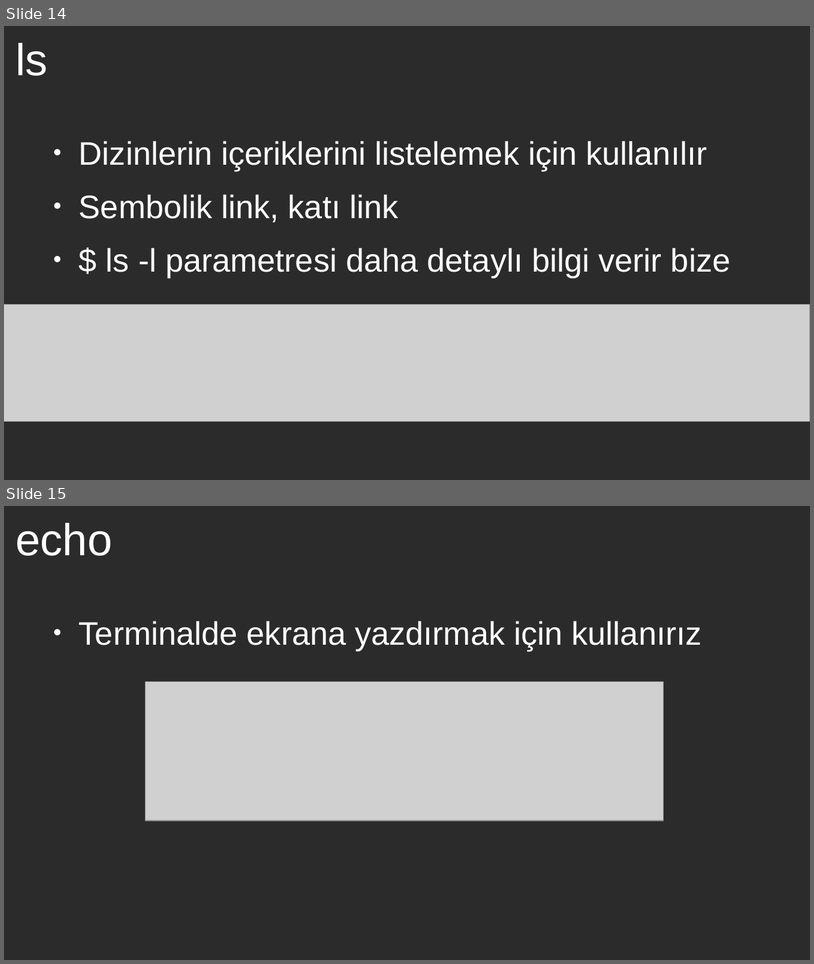
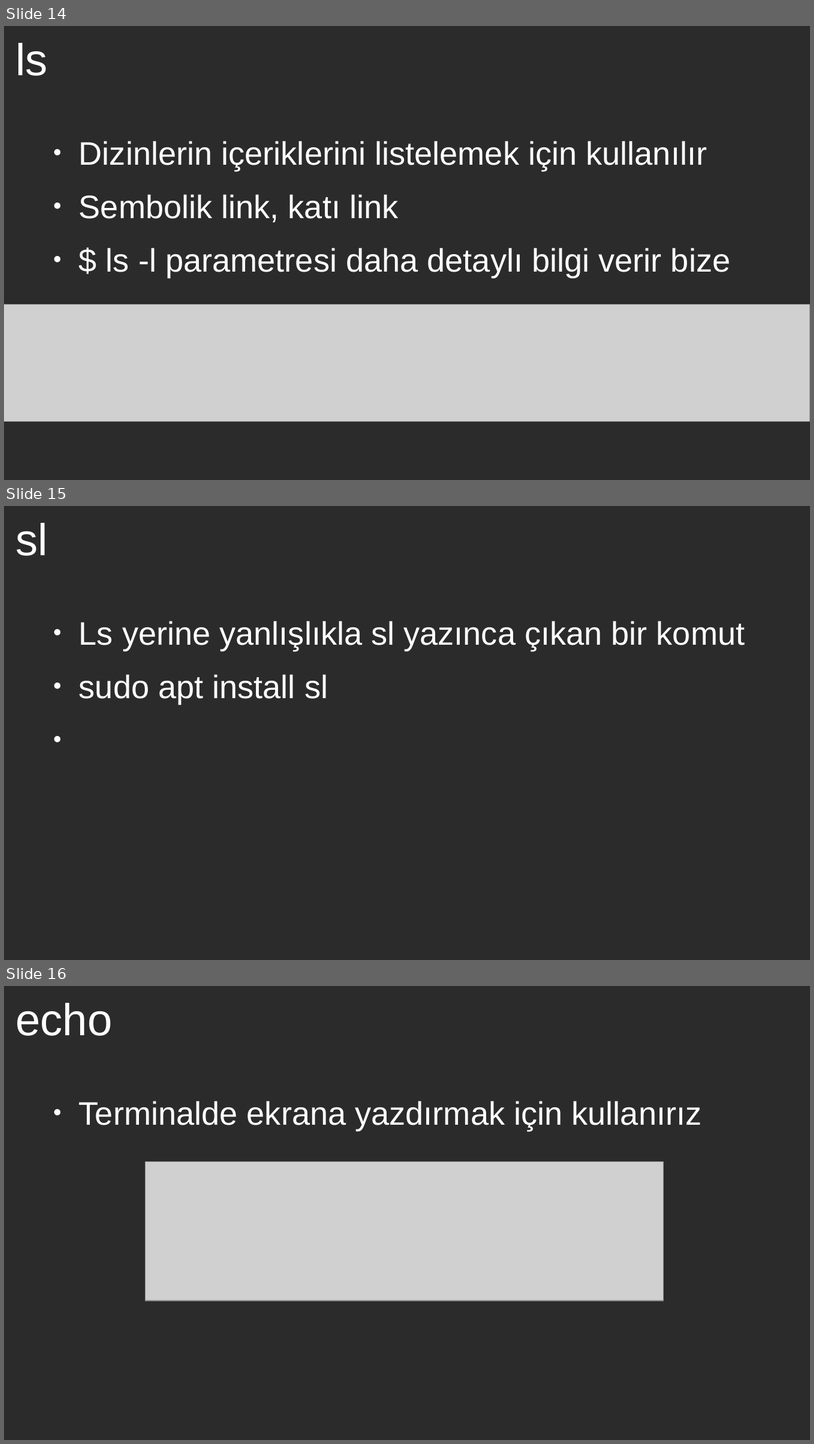
Before and after one commit to bengunur06/GNU-Linux-IEEE-CS, a slide deck: gnu-linux-2.odp. Shown one above the other, each under a label of ours: slides 14 and 15 before the commit, slides 14, 15 and 16 after it. The pictures are 814x964 and 814x1444 pixels, drawn with LibreOffice and Linux fonts; fonts in the diff are those of the drawing; grey boxes stand for pictures; background and template pictures are left out; a plain dark background stands for a picture behind light text. Boxes give left, top, right and bottom in pixels: in the first picture for what was removed or moved away, otherwise in the second. Text is boxed around its words. In the diff, an @@ line names an element or a change of style, - is before the commit and + after.

```diff
--- a/gnu-linux-2.odp
+++ b/gnu-linux-2.odp
@@ slide 15 added at (4, 506, 810, 960), background picture (left out) @@
@@ title added at (15, 523, 48, 556), 44 pt, text #FFFFFF @@
+sl
@@ text added at (79, 621, 745, 703), 32 pt, text #FFFFFF @@
+● Ls yerine yanlışlıkla sl yazınca çıkan bir komut
+● sudo apt install sl
@@ what was slide 15 is now slide 16 @@
```
Also in this commit, not shown: 4 other slides added, 1 slide removed, 1 other file.
